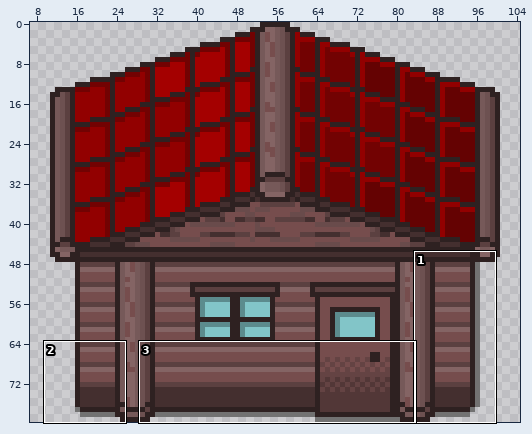
One commit to this sprite sheet: Fantasy Balkan Simulator/sprites/red_house_sprite/e0cb4e86-c139-4fd1-8bc5-9cdabbe930b4.png. Above, an overview of the earlier version with the close-up marked.
Close-up. Earlier state:
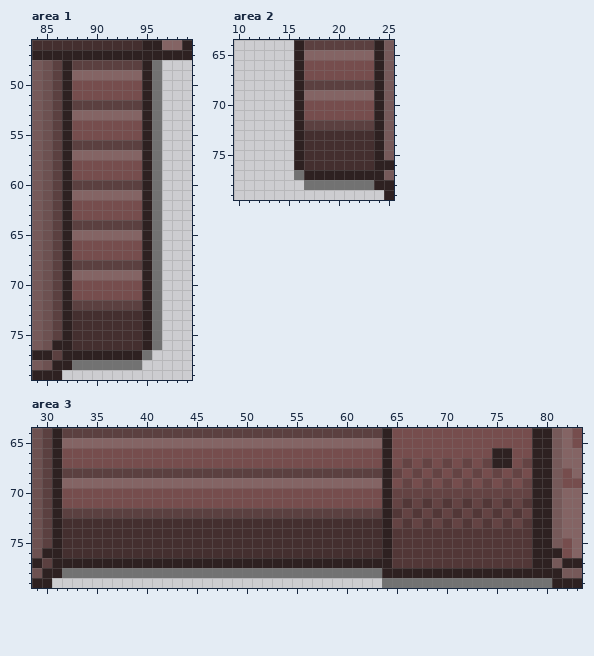
The file is 112x80 pixels. Shown: area 1: x 84..99, y 46..79; area 2: x 10..25, y 64..79; area 3: x 29..83, y 64..79. The wide view leaves out empty margins.
The same view after the edit:
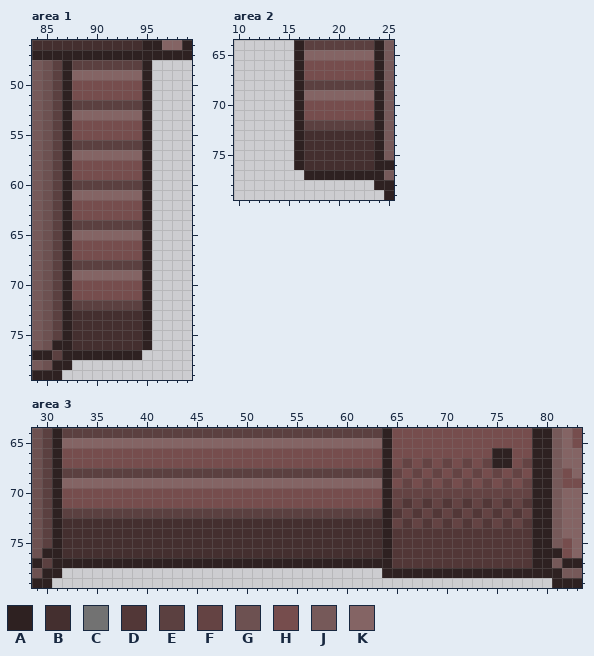
Palette (. is transparent): A #2e2121  B #442f2f  C #727272  D #523737  E #5b4040  F #644343  G #6d5151  H #764d4d  J #765959  K #846464
Edits made:
Changed rows in their new state; - is an unchanged pixel.
Area 1:
first column x 88:
48 --------.
49 --------.
50 --------.
51 --------.
52 --------.
53 --------.
54 --------.
55 --------.
56 --------.
57 --------.
58 --------.
59 --------.
60 --------.
61 --------.
62 --------.
63 --------.
64 --------.
65 --------.
66 --------.
67 --------.
68 --------.
69 --------.
70 --------.
71 --------.
72 --------.
73 --------.
74 --------.
75 --------.
76 --------.
77 -------.-
78 .......--
Area 2:
first column x 16:
77 .-------
78 -.......
Area 3:
first column x 32:
78 ................................-----------------
79 --------------------------------.................
Changed places in both close-ups, as pixel boxes (x1, y1, x2, y2):
erased: (72, 60, 162, 370)
erased: (294, 170, 374, 190)
erased: (62, 568, 552, 588)
